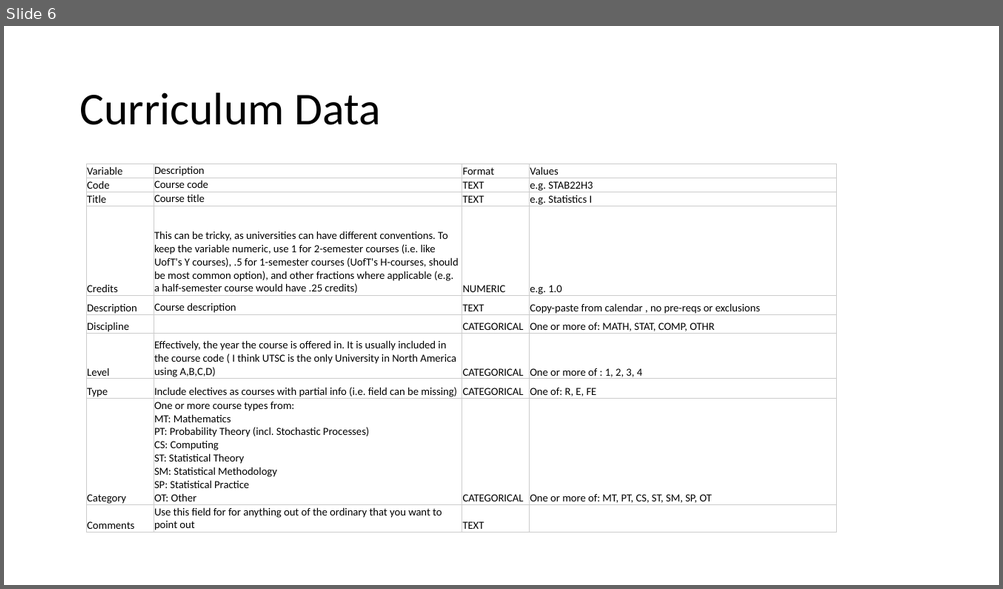
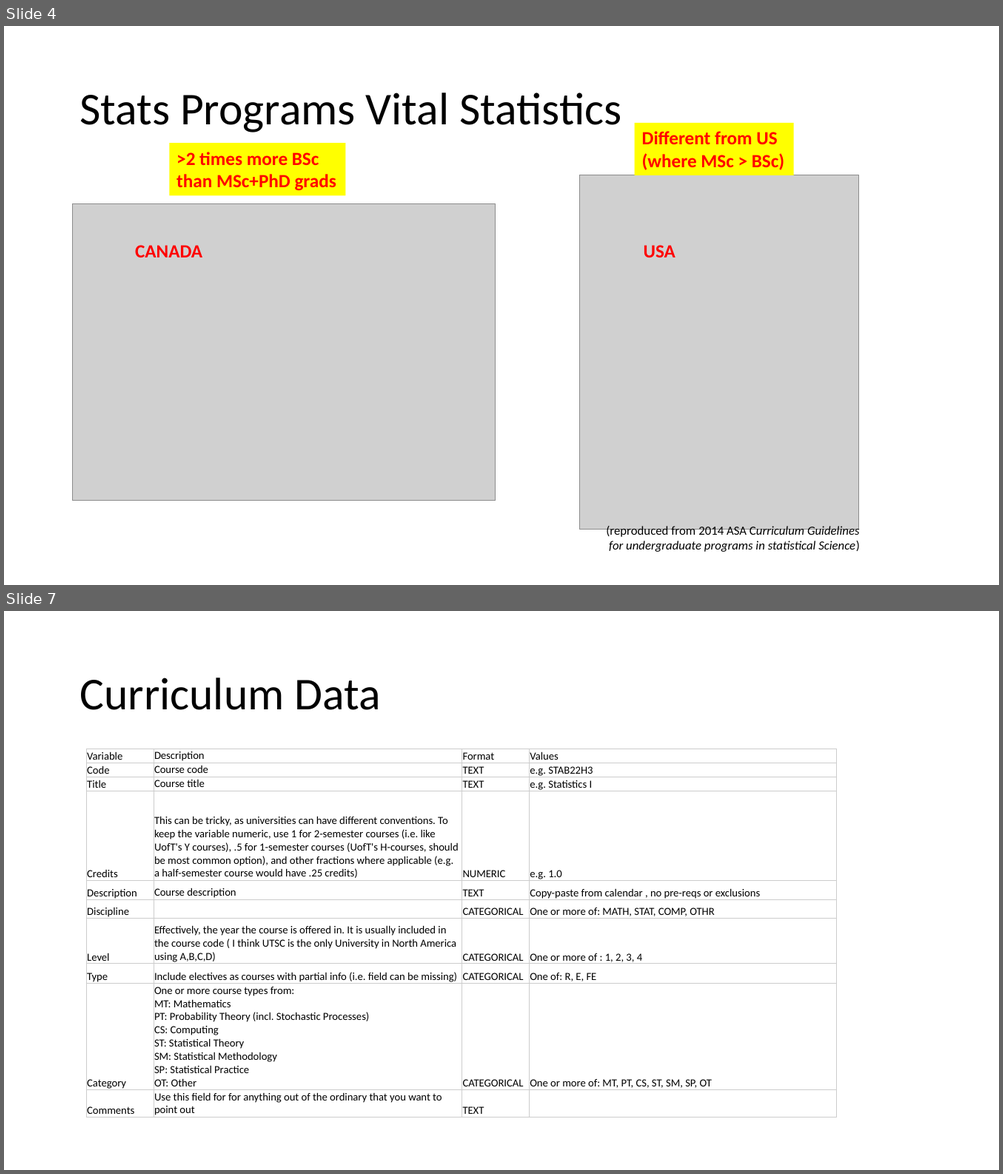
Before and after one commit to damouras/SoSC, a slide deck: Status fo Statistics Curricula.pptx. Shown one above the other, each under a label of ours: slide 6 before the commit, slides 4 and 7 after it; the slides between them are not shown. The pictures are 1003x589 and 1003x1174 pixels, drawn with LibreOffice and Linux fonts; fonts in the diff are those of the drawing; grey boxes stand for pictures. Boxes give left, top, right and bottom in pixels: in the first picture for what was removed or moved away, otherwise in the second. Text is boxed around its words. In the diff, an @@ line names an element or a change of style, - is before the commit and + after.

```diff
--- a/Status fo Statistics Curricula.pptx
+++ b/Status fo Statistics Curricula.pptx
@@ slide 4 added at [4,26,999,585], background #FFFFFF @@
@@ title added at [79,93,621,133], 44 pt, text #000000 @@
+Stats Programs Vital Statistics
@@ rectangle added at [634,123,794,176], fill #FFFF00, 18 pt, text #FF0000, bold @@
+Different from US
+(where MSc > BSc)
@@ rectangle added at [170,143,346,196], fill #FFFF00, 18 pt, text #FF0000, bold @@
+>2 times more BSc
+than MSc+PhD grads
@@ picture added at [579,175,858,531] @@
@@ picture added at [73,204,495,500] @@
@@ text added at [135,245,202,258], 18 pt, text #FF0000, bold @@
+CANADA
@@ text added at [643,245,675,258], 18 pt, text #FF0000, bold @@
+USA
@@ text added at [606,525,859,552], 12 pt, text #000000, italic @@
+(reproduced from 2014 ASA Curriculum Guidelines
+for undergraduate programs in statistical Science)
@@ what was slide 6 is now slide 7 @@
```
Also in this commit, not shown: 7 slides changed, 2 other slides added, 2 slides removed, 7 other files.
